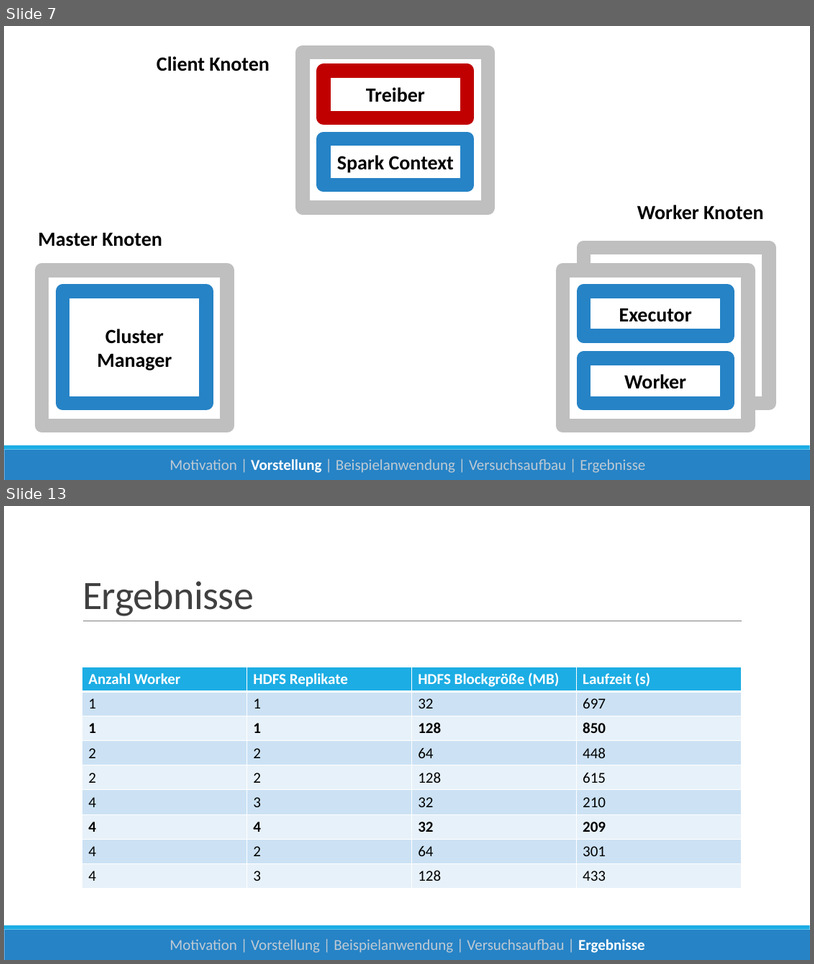
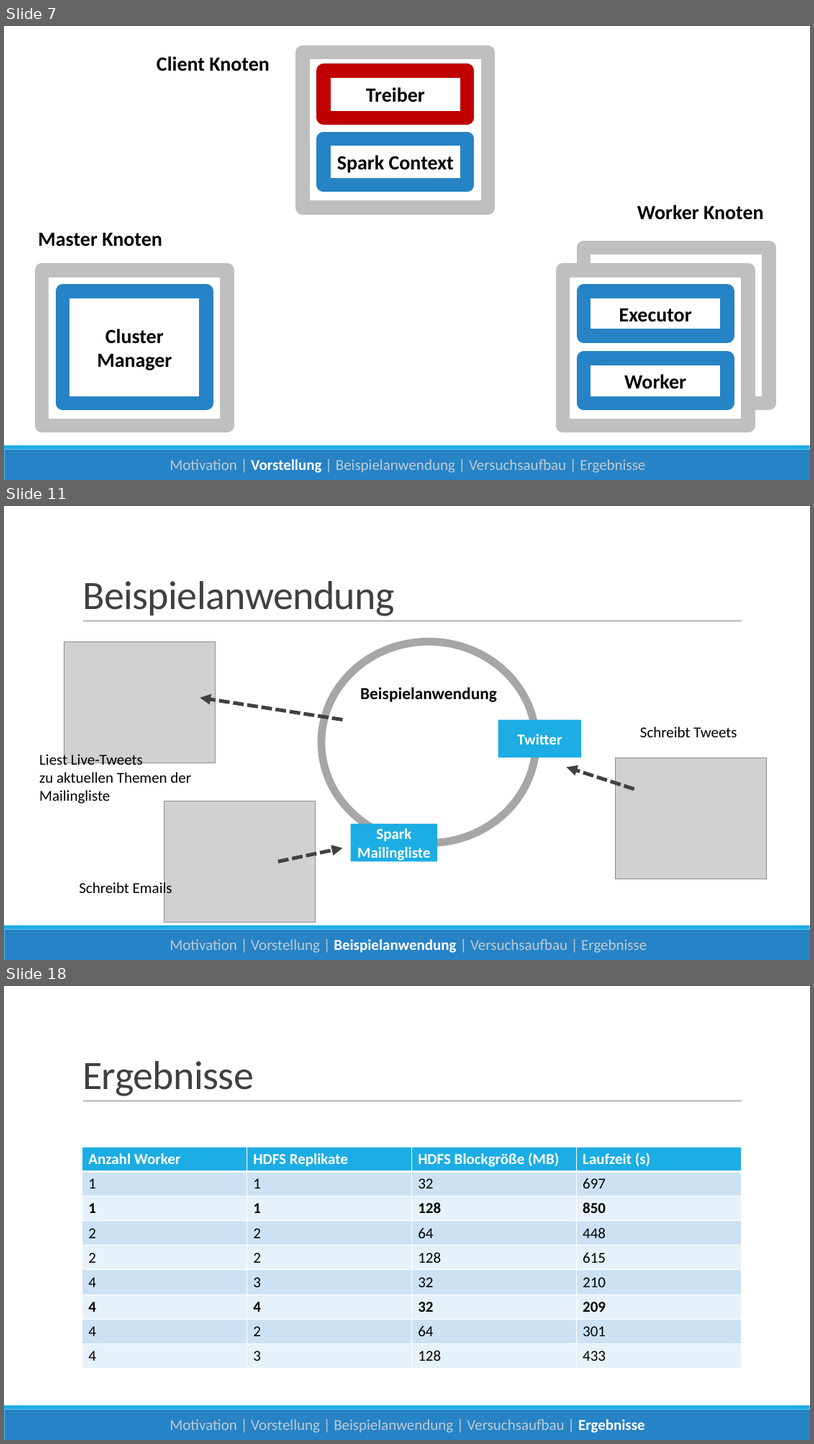
Before and after one commit to danck/bachelor_thesis, a slide deck: 0 - Entwürfe/Skalierbare Datenanalyse mit Apache Spark.pptx. Shown one above the other, each under a label of ours: slides 7 and 13 before the commit, slides 7, 11 and 18 after it; the slides between them are not shown. The pictures are 814x964 and 814x1444 pixels, drawn with LibreOffice and Linux fonts; fonts in the diff are those of the drawing; grey boxes stand for pictures. Boxes give left, top, right and bottom in pixels: in the first picture for what was removed or moved away, otherwise in the second. Text is boxed around its words. In the diff, an @@ line names an element or a change of style, - is before the commit and + after.

```diff
--- a/0 - Entwürfe/Skalierbare Datenanalyse mit Apache Spark.pptx
+++ b/0 - Entwürfe/Skalierbare Datenanalyse mit Apache Spark.pptx
@@ slide 11 added at [4,506,810,960], background #FFFFFF at 52% opacity; not listed: 3 template elements that a slide beside it also shows @@
@@ title added at [82,581,395,616], 48 pt, text #404040 @@
+Beispielanwendung
@@ picture added at [64,641,215,762] @@
@@ ellipse added at [322,641,536,843], fill #FFFFFF, outline #A6A6A6 9.25 pt, 20 pt, text #000000, bold @@
+Beispielanwendung
@@ arrow added from (343, 720) to (200, 698), #404040 4.25 pt dashed @@
@@ rectangle added at [499,720,582,757], fill #1CADE4, 18 pt, text #FFFFFF, bold @@
+Twitter
@@ text added at [640,726,737,737], 18 pt, text #000000 @@
+Schreibt Tweets
@@ text added at [39,752,191,803], 18 pt, text #000000 @@
+Liest Live-Tweets
+zu aktuellen Themen der
+Mailingliste
@@ picture added at [616,758,767,879] @@
@@ arrow added from (635, 789) to (566, 767), #404040 4.25 pt dashed @@
@@ picture added at [164,800,315,921] @@
@@ rectangle added at [351,824,437,861], fill #1CADE4, 18 pt, text #FFFFFF, bold @@
+Spark Mailingliste
@@ arrow added from (278, 861) to (343, 848), #404040 4.25 pt dashed @@
@@ text added at [79,880,172,898], 18 pt, text #000000 @@
+Schreibt Emails
@@ text added at [170,939,647,952], 18 pt, text #BECAD4 @@
+Motivation | Vorstellung | Beispielanwendung | Versuchsaufbau | Ergebnisse
@@ what was slide 13 is now slide 18 @@
```
Also in this commit, not shown: 5 slides changed, 9 other slides added, 3 slides removed.
